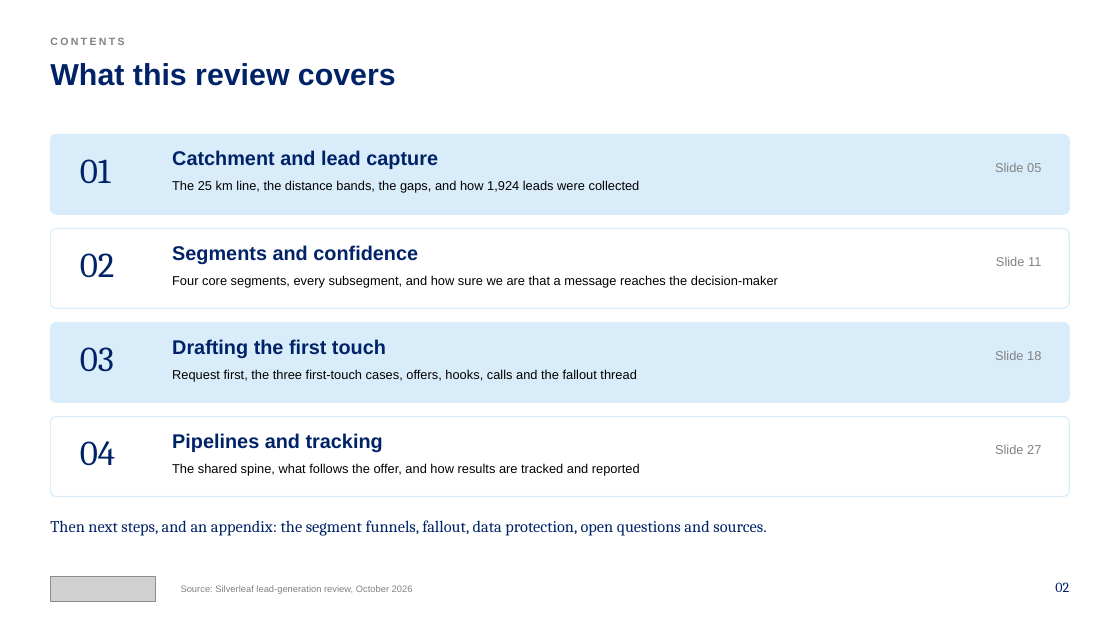
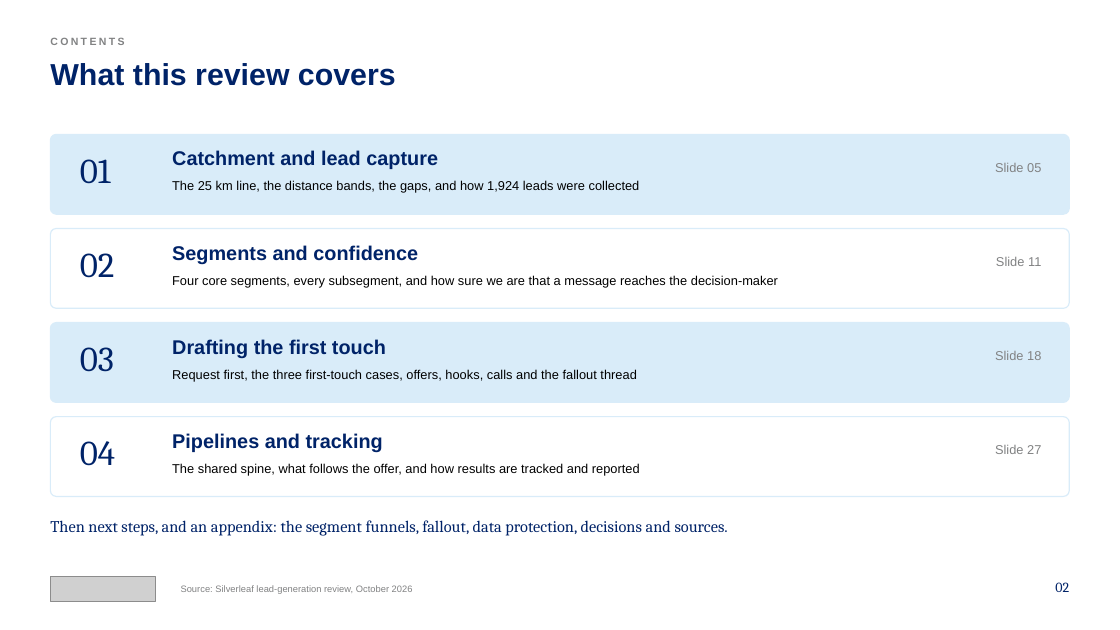
Before and after one commit to Nehemia-joh/Agenticmarketing, a slide deck: slide 2 of outputs/presentations/Silverleaf_Lead_Generation_Strategy_2026-10-12.pptx. Drawn at 1120x630 pixels with LibreOffice and Linux fonts; fonts in the diff are those of the drawing; grey boxes stand for pictures. Boxes give left, top, right and bottom in pixels: in the first picture for what was removed or moved away, otherwise in the second. Text is boxed around its words. In the diff, an @@ line names an element or a change of style, - is before the commit and + after.

```diff
--- a/outputs/presentations/Silverleaf_Lead_Generation_Strategy_2026-10-12.pptx
+++ b/outputs/presentations/Silverleaf_Lead_Generation_Strategy_2026-10-12.pptx
@@ text at [50, 520, 728, 536]: text changed @@
-Then next steps, and an appendix: the segment funnels, fallout, data protection, open questions and sources.
+Then next steps, and an appendix: the segment funnels, fallout, data protection, decisions and sources.
```
Also in this commit, not shown: 27 other slides changed, 1 slide added, 1 slide removed, 7 other files.
